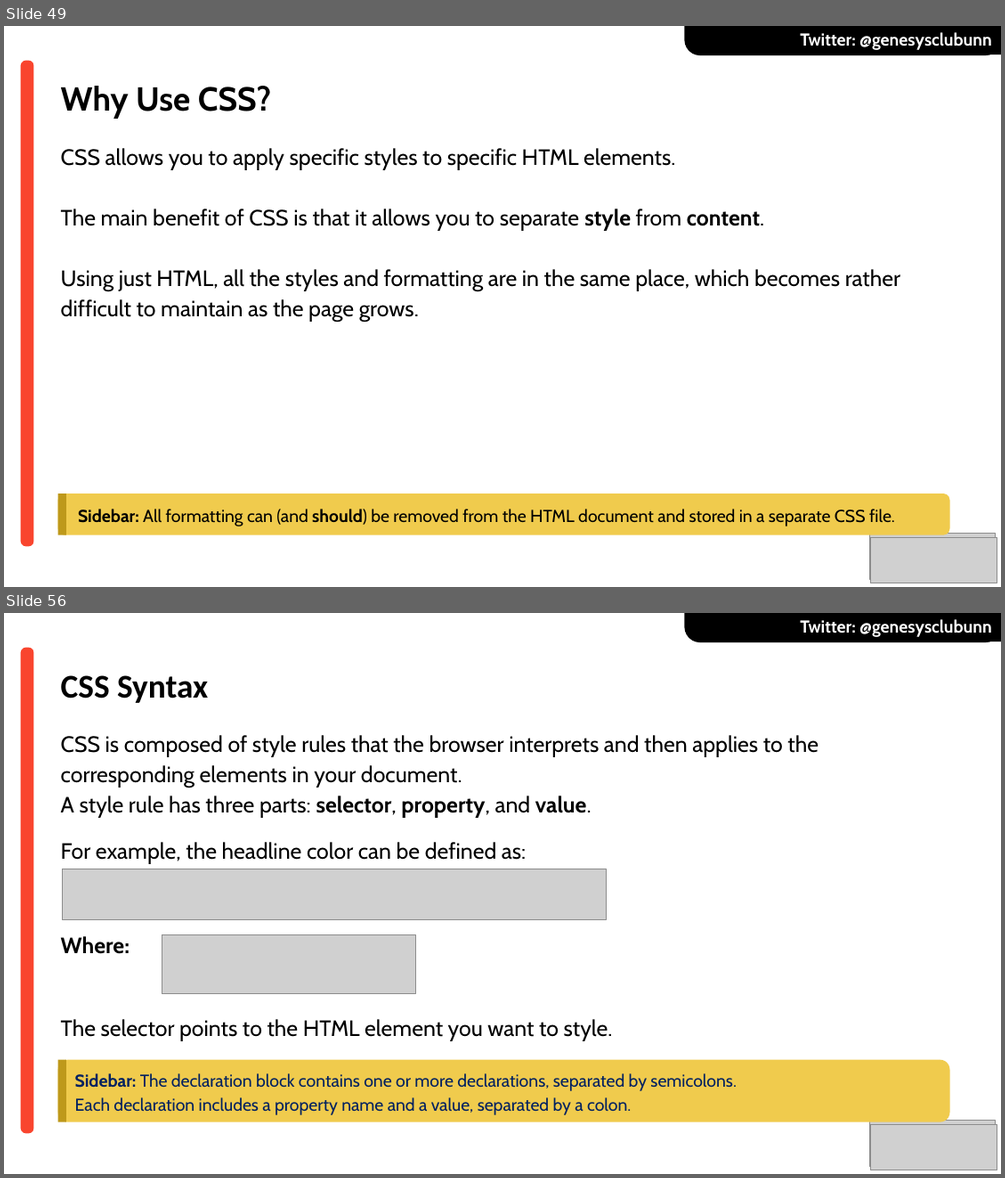
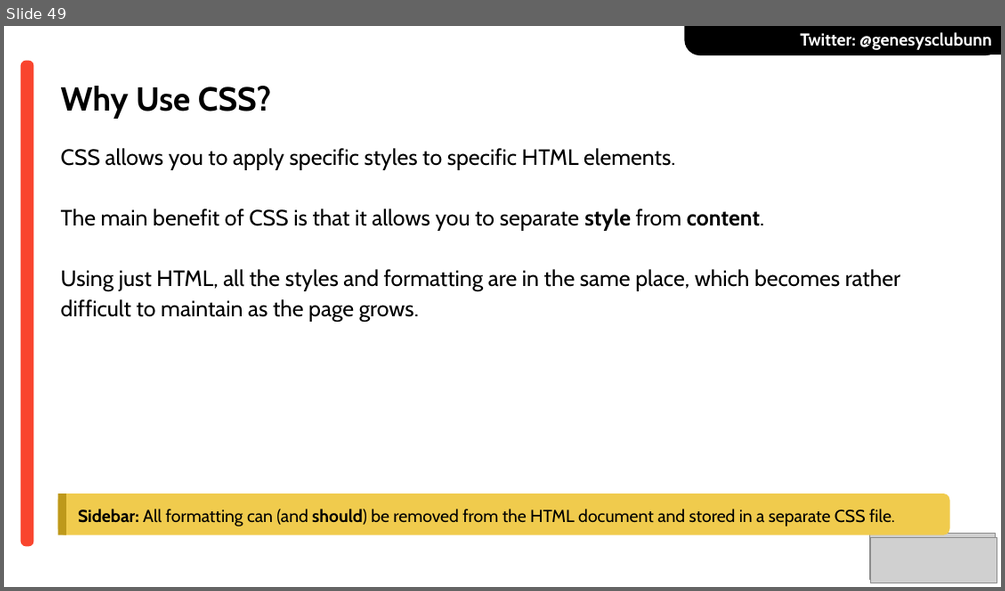
Before and after one commit to power-f-GOD/genesyscampusclub-unn, a slide deck: slides/Web101_Intro-HTML5-CSS3---19-10-2019.pptx. Shown one above the other, each under a label of ours: slides 49 and 56 before the commit, slide 49 after it; the slides between them are not shown. The pictures are 1005x1178 and 1005x591 pixels, drawn with LibreOffice and Linux fonts; fonts in the diff are those of the drawing; grey boxes stand for pictures; background and template pictures are left out. Boxes give left, top, right and bottom in pixels: in the first picture for what was removed or moved away, otherwise in the second. Text is boxed around its words. In the diff, an @@ line names an element or a change of style, - is before the commit and + after.

```diff
--- a/slides/Web101_Intro-HTML5-CSS3---19-10-2019.pptx
+++ b/slides/Web101_Intro-HTML5-CSS3---19-10-2019.pptx
@@ slide 56 removed at (x1=4, y1=613, x2=1001, y2=1174), background picture (left out) @@
@@ round same rect removed at (x1=684, y1=613, x2=1001, y2=642) @@
@@ text removed at (x1=800, y1=619, x2=992, y2=637) @@
-Twitter: @genesysclubunn
@@ round same rect removed at (x1=856, y1=613, x2=1001, y2=641) @@
@@ rounded rectangle removed at (x1=20, y1=648, x2=33, y2=1134) @@
@@ text removed at (x1=61, y1=675, x2=208, y2=703) @@
-CSS Syntax
@@ text removed at (x1=61, y1=735, x2=818, y2=1040) @@
-CSS is composed of style rules that the browser interprets and then applies to the corresponding elements in your document.
-A style rule has three parts: selector, property, and value.
-For example, the headline color can be defined as:
-Where:
-The selector points to the HTML element you want to style.
@@ picture removed at (x1=63, y1=868, x2=607, y2=919) @@
@@ picture removed at (x1=162, y1=935, x2=415, y2=994) @@
@@ rounded rectangle removed at (x1=57, y1=1060, x2=949, y2=1122) @@
-Sidebar: The declaration block contains one or more declarations, separated by semicolons.
-Each declaration includes a property name and a value, separated by a colon.
@@ rectangle removed at (x1=57, y1=1060, x2=66, y2=1122) @@
@@ picture removed at (x1=869, y1=1120, x2=995, y2=1166) @@
@@ picture removed at (x1=870, y1=1124, x2=996, y2=1170) @@
```
Also in this commit, not shown: 38 other slides removed, 1 other file.
